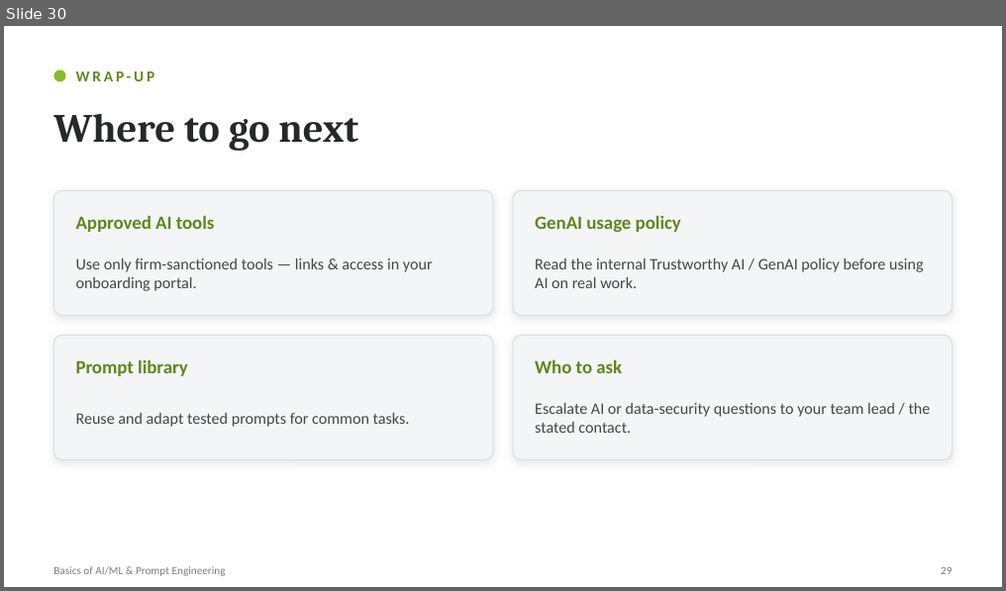
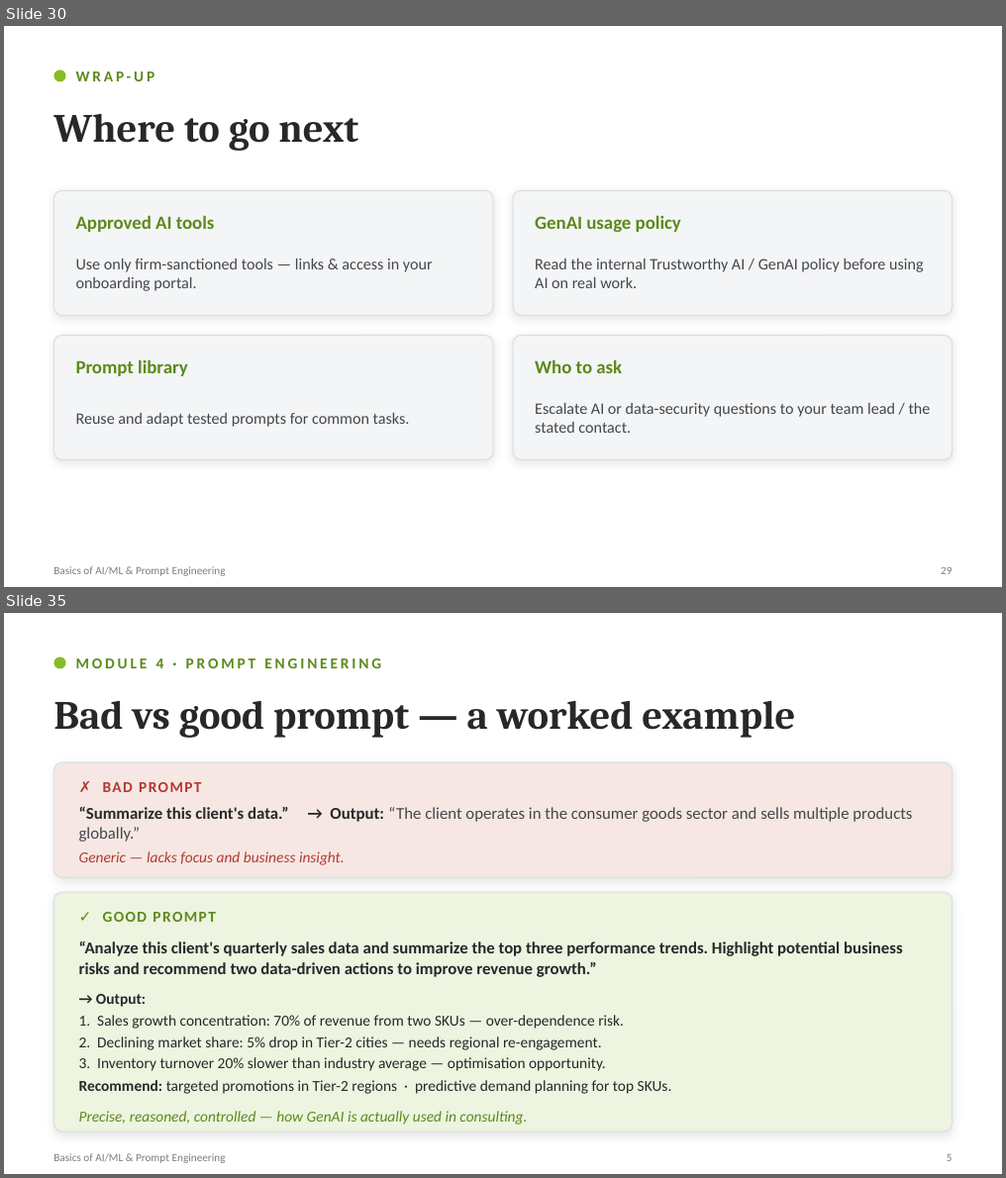
Before and after one commit to prashantmane92/tensorflow-1-public, a slide deck: AI_ML_Prompt_Engineering_updated.pptx. Shown one above the other, each under a label of ours: slide 30 before the commit, slides 30 and 35 after it; the slides between them are not shown. The pictures are 1006x591 and 1006x1178 pixels, drawn with LibreOffice and Linux fonts; fonts in the diff are those of the drawing. Boxes give left, top, right and bottom in pixels: in the first picture for what was removed or moved away, otherwise in the second. Text is boxed around its words. In the diff, an @@ line names an element or a change of style, - is before the commit and + after.

```diff
--- a/AI_ML_Prompt_Engineering_updated.pptx
+++ b/AI_ML_Prompt_Engineering_updated.pptx
@@ slide 35 added at (4, 613, 1002, 1174), background #FFFFFF @@
@@ ellipse added at (54, 657, 65, 668), fill #86BC25 @@
@@ text added at (76, 659, 381, 668), 11 pt, text #5C8A1B, bold @@
+MODULE 4 · PROMPT ENGINEERING
@@ text added at (54, 700, 795, 738), 29 pt, text #26282A, bold @@
+Bad vs good prompt — a worked example
@@ rounded rectangle added at (54, 762, 952, 877), fill #F6E7E4, outline #DADDE0 0.75 pt @@
@@ text added at (103, 782, 201, 792), 11 pt, text #B23A2E, bold @@
+✗ BAD PROMPT
@@ text added at (79, 807, 912, 822), 12 pt, text #44474A @@
+“Summarize this client's data.” → Output: “The client operates in the consumer goods sector and sells multiple products globally.”
@@ text added at (79, 852, 345, 865), 11 pt, text #B23A2E, italic @@
+Generic — lacks focus and business insight.
@@ rounded rectangle added at (54, 892, 952, 1132), fill #EDF4DF, outline #DADDE0 0.75 pt @@
@@ text added at (103, 912, 215, 922), 11 pt, text #5C8A1B, bold @@
+✓ GOOD PROMPT
@@ text added at (79, 942, 903, 977), 12 pt, text #26282A, bold @@
+“Analyze this client's quarterly sales data and summarize the top three performance trends. Highlight potential business risks and recommend two data-driven actions to improve revenue growth.”
@@ text added at (79, 994, 672, 1094), 11 pt, text #26282A @@
+→ Output:
+1. Sales growth concentration: 70% of revenue from two SKUs — over-dependence risk.
+2. Declining market share: 5% drop in Tier-2 cities — needs regional re-engagement.
+3. Inventory turnover 20% slower than industry average — optimisation opportunity.
+Recommend: targeted promotions in Tier-2 regions · predictive demand planning for top SKUs.
@@ text added at (79, 1111, 527, 1125), 11 pt, text #5C8A1B, italic @@
+Precise, reasoned, controlled — how GenAI is actually used in consulting.
@@ text added at (54, 1154, 226, 1163), 8 pt, text #7A7D81 @@
+Basics of AI/ML & Prompt Engineering
@@ text added at (946, 1155, 952, 1161), 8 pt, text #7A7D81 @@
+5
```
Also in this commit, not shown: 4 other slides added.
